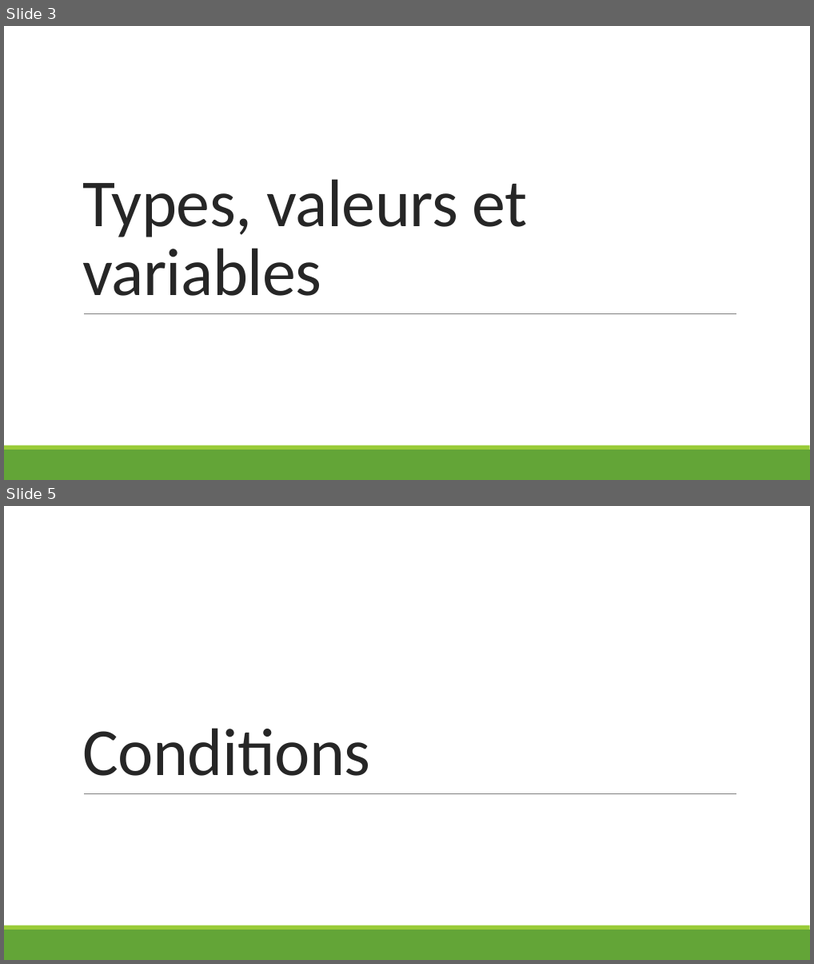
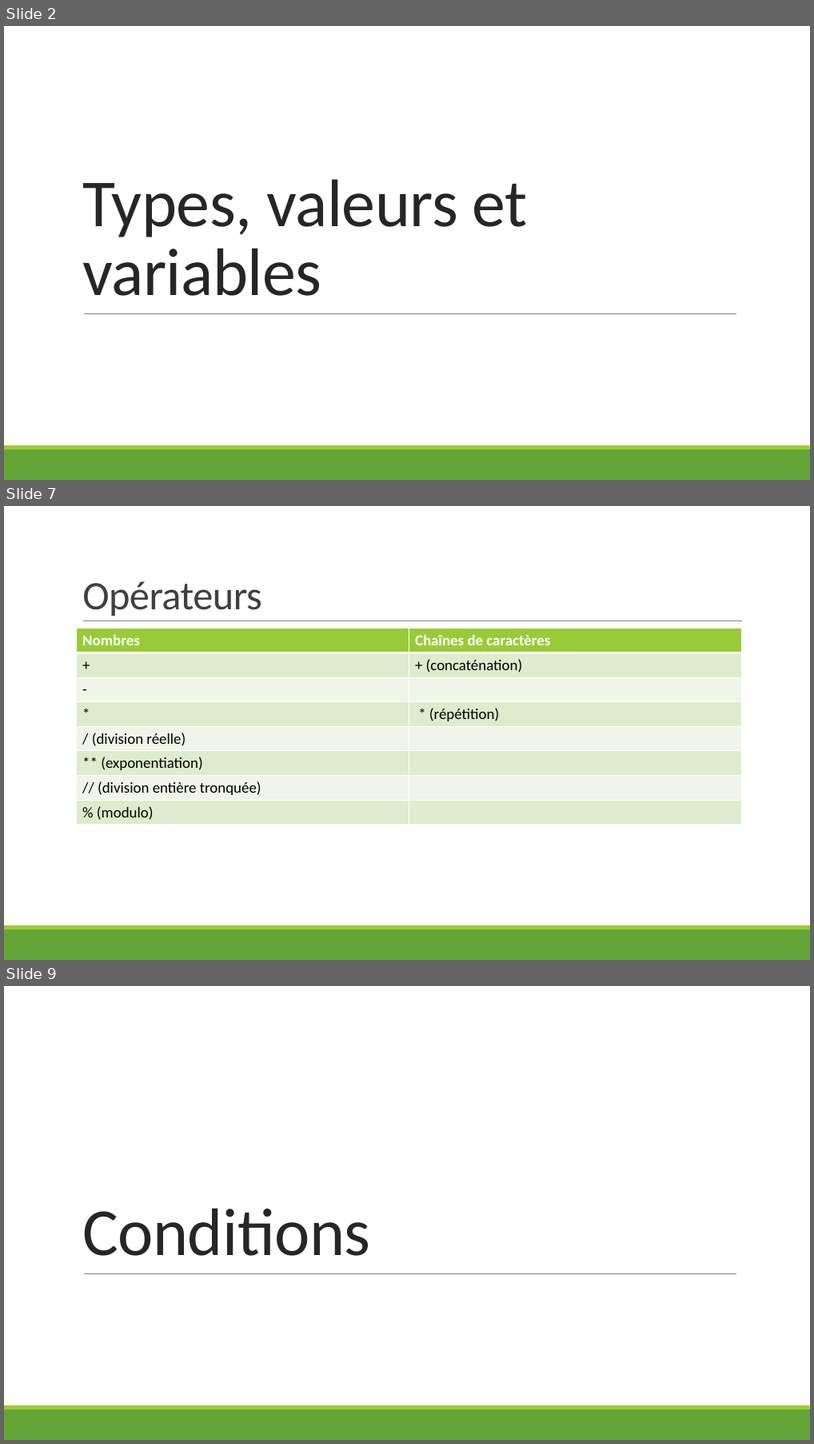
Before and after one commit to hermes-python-201910/courseware, a slide deck: slides.pptx. Shown one above the other, each under a label of ours: slides 3 and 5 before the commit, slides 2, 7 and 9 after it; the slides between them are not shown. The pictures are 814x964 and 814x1444 pixels, drawn with LibreOffice and Linux fonts; fonts in the diff are those of the drawing. Boxes give left, top, right and bottom in pixels: in the first picture for what was removed or moved away, otherwise in the second. Text is boxed around its words. In the diff, an @@ line names an element or a change of style, - is before the commit and + after.

```diff
--- a/slides.pptx
+++ b/slides.pptx
@@ slide 7 added at box(4, 506, 810, 960), background #FFFFFF; not listed: 2 template elements that a slide beside it also shows @@
@@ title added at box(82, 581, 262, 616), 48 pt, text #404040 @@
+Opérateurs
@@ line added from (83, 621) to (742, 621), #808080 0.5 pt @@
@@ table added at box(77, 628, 742, 824), 8 rows, 2 columns @@
+Nombres | Chaînes de caractères
++ | + (concaténation)
+- | 
+* | * (répétition)
+/ (division réelle) | 
+** (exponentiation) | 
+// (division entière tronquée) | 
+% (modulo) | 
@@ what was slide 3 is now slide 2 @@
@@ what was slide 5 is now slide 9 @@
```
Also in this commit, not shown: 21 other slides added, 4 slides removed.
